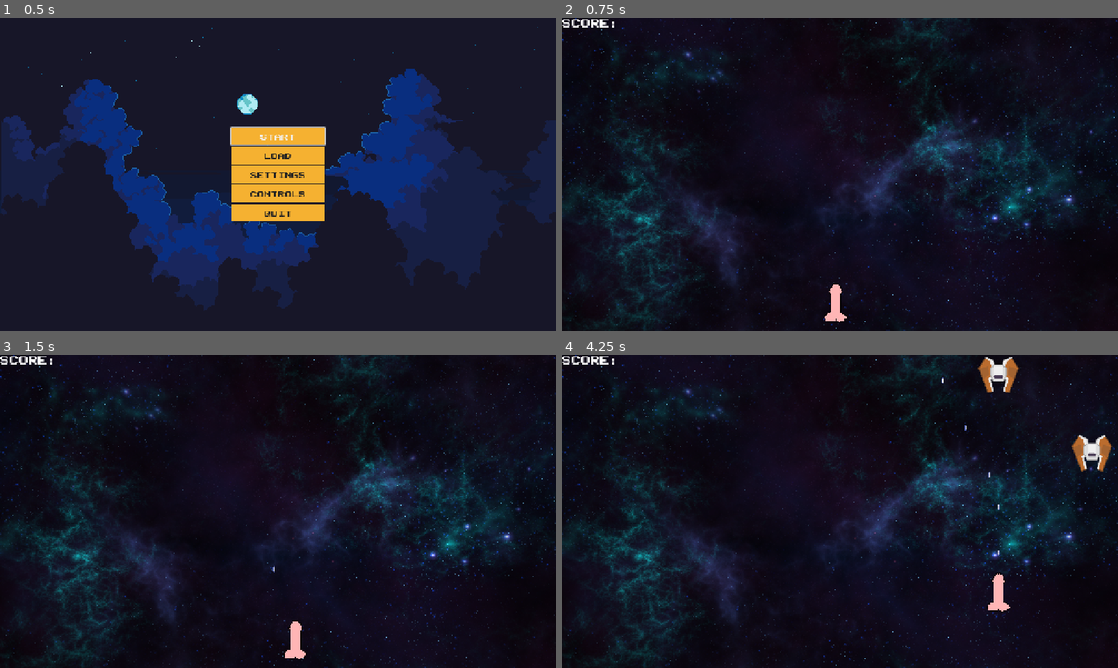
Above: before the commit, frames 1-4 (two rows, left to right).
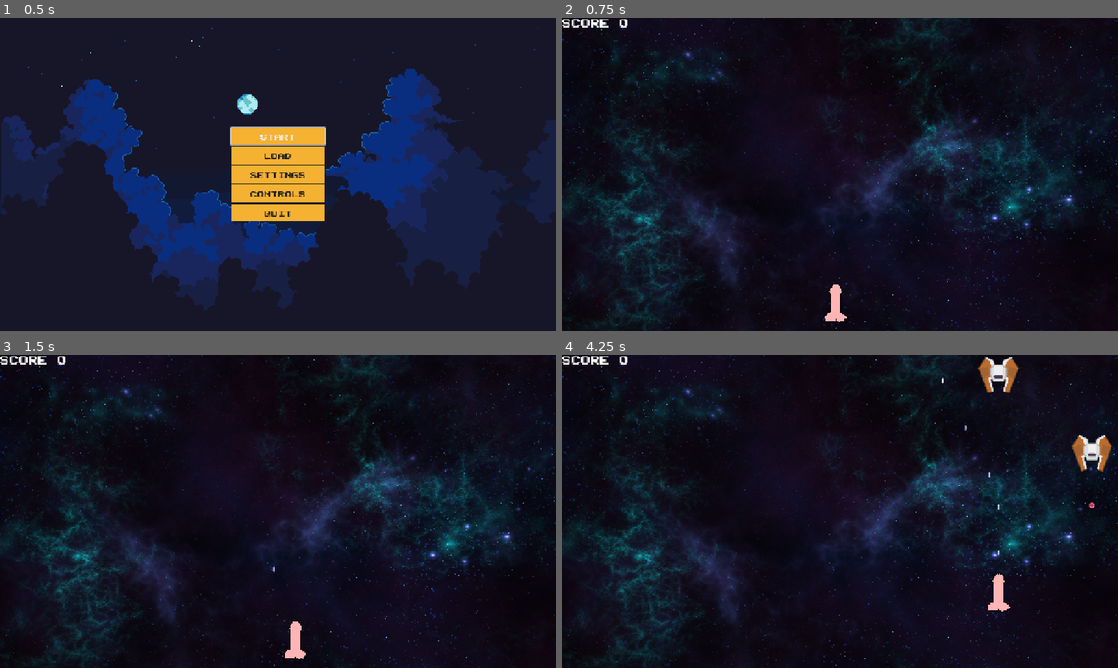
Above: after the commit, the same moments.

Repository: fabiolrodriguez/k-raio
Game: Godot game, scene res://scenes/main_menu/main_menu.tscn
The game is run twice, just before and just after one commit, with the same random seed, the same clock (stepped at 60 frames per second) and the same inputs.
Inputs (mouse positions are in pixels of both pictures, inside the frame that each line leads up to):
- Up to frame 1 (0.5 s): no input
- Up to frame 2 (0.75 s): click "START" at 0.5 s
- Up to frame 3 (1.5 s): tap Enter (ui_accept) at 1.25 s; move the mouse to (400, 495) at 1.27 s; hold Right (ui_right) from 1.28 s (still down); hold Enter (ui_accept) from 1.28 s (still down)
- Up to frame 4 (4.25 s): move the mouse to (728, 527) at 2.02 s; release Right (ui_right) at 2.03 s; release Enter (ui_accept) at 2.03 s; hold Down (ui_down) 2.03-2.78 s; tap Enter (ui_accept) at 2.1, 2.27, 2.57, 3.6, 3.77, 4.07 s; move the mouse to (895, 442) at 2.77 s; hold Right (ui_right) 2.78-3.53 s; hold Enter (ui_accept) 2.78-3.53 s; move the mouse to (812, 574) at 3.52 s; hold Up (ui_up) from 3.53 s (still down)

Frame 1 is identical in both runs. In frame 2, less than 0.1% of the frame differs, in the area x 9-12%, y 0-4%; in frame 3, less than 0.1%; in frame 4, less than 0.1%, in the area x 9-96%, y 0-49%.

Commit message:
first fully functional prototype

Diff:
--- a/project.godot
+++ b/project.godot
@@ -85,6 +85,7 @@
 2d_physics/layer_2="player"
 2d_physics/layer_3="shoot"
 2d_physics/layer_4="enemy"
+2d_physics/layer_5="enemybullet"
 
 [physics]
 
--- a/scenes/enemy/enemy.tscn
+++ b/scenes/enemy/enemy.tscn
@@ -2,6 +2,7 @@
 
 [ext_resource type="Texture2D" uid="uid://bg6k1vi047rnd" path="res://assets/textures/enemyRed1.png" id="1_4a83h"]
 [ext_resource type="Script" uid="uid://deng82eidr1d3" path="res://scripts/enemy.gd" id="1_a3pup"]
+[ext_resource type="PackedScene" uid="uid://chdtjjjsc660n" path="res://scenes/enemy/enemy_bullet.tscn" id="2_40wdo"]
 
 [sub_resource type="CircleShape2D" id="CircleShape2D_a3pup"]
 radius = 44.28318
@@ -10,6 +11,7 @@
 collision_layer = 8
 collision_mask = 7
 script = ExtResource("1_a3pup")
+enemy_bullet_scene = ExtResource("2_40wdo")
 
 [node name="enemy" type="Sprite2D" parent="." unique_id=659411881]
 texture = ExtResource("1_4a83h")
@@ -18,4 +20,11 @@
 position = Vector2(0, -2)
 shape = SubResource("CircleShape2D_a3pup")
 
+[node name="shootpoint" type="Marker2D" parent="." unique_id=1698395269]
+position = Vector2(0, 38)
+
+[node name="shoottimer" type="Timer" parent="." unique_id=1803244454]
+wait_time = 1.5
+autostart = true
+
 [connection signal="body_entered" from="." to="." method="_on_body_entered"]
--- /dev/null
+++ b/scenes/enemy/enemy_bullet.tscn
@@ -0,0 +1,20 @@
+[gd_scene format=3 uid="uid://chdtjjjsc660n"]
+
+[ext_resource type="Texture2D" uid="uid://ccum7h2vsxjyl" path="res://assets/textures/enemybullet.png" id="1_62cws"]
+[ext_resource type="Script" uid="uid://3wwk15hh3oqd" path="res://scripts/enemy_bullet.gd" id="1_bkamy"]
+
+[sub_resource type="CircleShape2D" id="CircleShape2D_bkamy"]
+radius = 7.0
+
+[node name="EnemyBullet" type="Area2D" unique_id=321180737]
+collision_layer = 16
+collision_mask = 2
+script = ExtResource("1_bkamy")
+
+[node name="Enemybullet" type="Sprite2D" parent="." unique_id=850631142]
+texture = ExtResource("1_62cws")
+
+[node name="CollisionShape2D" type="CollisionShape2D" parent="." unique_id=2139571109]
+shape = SubResource("CircleShape2D_bkamy")
+
+[connection signal="body_entered" from="." to="." method="_on_body_entered"]
--- a/scenes/level/level.gd
+++ b/scenes/level/level.gd
@@ -1,14 +1,14 @@
 extends Node2D
 
 @onready var pause_menu = $PauseMenu
+@onready var score_label = $scorelayer/scorelabel
+@onready var game_over_menu = $gameover
+@onready var restart_button = $gameover/gameoverpanel/MarginContainer/VBoxContainer/MarginContainer/HBoxContainer/restart
+var score := 0
 
-
-# Called when the node enters the scene tree for the first time.
 func _ready() -> void:
-	pass # Replace with function body.
-
-
-# Called every frame. 'delta' is the elapsed time since the previous frame.
+	update_score_ui()
+	game_over_menu.visible=false
 func _process(delta: float) -> void:
 	pass
 
@@ -19,7 +19,26 @@
 func toggle_pause():
 	if get_tree().paused:
 		pause_menu.resume()
-		#menu_panel.visible = true
 	else:
 		pause_menu.pause()
-		#menu_panel.visible = false
+
+func add_score(amount: int):
+	score += amount
+	update_score_ui()
+
+func update_score_ui():
+	score_label.text = "SCORE %d" % score
+
+func game_over():
+	get_tree().paused
+	game_over_menu.visible = true
+	restart_button.grab_focus()
+
+func _on_quit_pressed() -> void:
+	AudioManager.play_click()
+	get_tree().quit()
+
+func _on_restart_pressed() -> void:
+	AudioManager.play_click()
+	game_over_menu.visible = true
+	get_tree().reload_current_scene()
--- a/scenes/level/level.tscn
+++ b/scenes/level/level.tscn
@@ -6,6 +6,22 @@
 [ext_resource type="FontFile" uid="uid://b2ikk0lshckln" path="res://assets/fonts/PublicPixel-rv0pA.ttf" id="2_vpf64"]
 [ext_resource type="PackedScene" uid="uid://dap3o436pbq6y" path="res://scenes/pause_menu/pause_menu.tscn" id="4_qkmgm"]
 [ext_resource type="PackedScene" uid="uid://c63nwudgs5mmv" path="res://scenes/enemy/spawn_manager.tscn" id="5_hnne4"]
+
+[sub_resource type="StyleBoxEmpty" id="StyleBoxEmpty_vpf64"]
+
+[sub_resource type="StyleBoxFlat" id="StyleBoxFlat_vpf64"]
+bg_color = Color(0.9607843, 0.69411767, 0.19215687, 1)
+border_width_left = 2
+border_width_top = 2
+border_width_right = 2
+border_width_bottom = 2
+border_color = Color(0.9607843, 0.69411767, 0.19215687, 1)
+
+[sub_resource type="StyleBoxFlat" id="StyleBoxFlat_wcngd"]
+bg_color = Color(0.8117647, 0.5764706, 0.09019608, 1)
+
+[sub_resource type="StyleBoxFlat" id="StyleBoxFlat_xv074"]
+bg_color = Color(0.99469763, 0.8058638, 0.50832, 1)
 
 [node name="level" type="Node2D" unique_id=281017384]
 script = ExtResource("1_i166f")
@@ -31,3 +47,76 @@
 [node name="PauseMenu" parent="." unique_id=264194249 instance=ExtResource("4_qkmgm")]
 
 [node name="SpawnManager" parent="." unique_id=1053329477 instance=ExtResource("5_hnne4")]
+
+[node name="gameover" type="CanvasLayer" parent="." unique_id=1631986778]
+process_mode = 3
+
+[node name="gameoverpanel" type="PanelContainer" parent="gameover" unique_id=1191403590]
+anchors_preset = 8
+anchor_left = 0.5
+anchor_top = 0.5
+anchor_right = 0.5
+anchor_bottom = 0.5
+offset_left = -450.0
+offset_top = -50.0
+offset_right = 450.0
+offset_bottom = 50.0
+grow_horizontal = 2
+grow_vertical = 2
+theme_override_styles/panel = SubResource("StyleBoxEmpty_vpf64")
+
+[node name="MarginContainer" type="MarginContainer" parent="gameover/gameoverpanel" unique_id=1610188644]
+layout_mode = 2
+theme_override_constants/margin_left = 20
+theme_override_constants/margin_top = 20
+theme_override_constants/margin_right = 20
+theme_override_constants/margin_bottom = 20
+
+[node name="VBoxContainer" type="VBoxContainer" parent="gameover/gameoverpanel/MarginContainer" unique_id=818505812]
+layout_mode = 2
+
+[node name="Label" type="Label" parent="gameover/gameoverpanel/MarginContainer/VBoxContainer" unique_id=2146873950]
+layout_mode = 2
+theme_override_colors/font_color = Color(0.82996494, 0, 0.17735049, 1)
+theme_override_fonts/font = ExtResource("2_vpf64")
+theme_override_font_sizes/font_size = 100
+text = "GAME OVER"
+horizontal_alignment = 1
+vertical_alignment = 1
+
+[node name="MarginContainer" type="MarginContainer" parent="gameover/gameoverpanel/MarginContainer/VBoxContainer" unique_id=209065399]
+layout_mode = 2
+theme_override_constants/margin_left = 20
+theme_override_constants/margin_top = 20
+theme_override_constants/margin_right = 20
+theme_override_constants/margin_bottom = 20
+
+[node name="HBoxContainer" type="HBoxContainer" parent="gameover/gameoverpanel/MarginContainer/VBoxContainer/MarginContainer" unique_id=1703872965]
+layout_mode = 2
+size_flags_horizontal = 4
+theme_override_constants/separation = 20
+
+[node name="restart" type="Button" parent="gameover/gameoverpanel/MarginContainer/VBoxContainer/MarginContainer/HBoxContainer" unique_id=2147337456]
+custom_minimum_size = Vector2(0, 40)
+layout_mode = 2
+theme_override_colors/font_color = Color(0.13333334, 0.13333334, 0.13333334, 1)
+theme_override_colors/font_hover_color = Color(0.13333334, 0.13333334, 0.13333334, 1)
+theme_override_fonts/font = ExtResource("2_vpf64")
+theme_override_styles/normal = SubResource("StyleBoxFlat_vpf64")
+theme_override_styles/pressed = SubResource("StyleBoxFlat_wcngd")
+theme_override_styles/hover = SubResource("StyleBoxFlat_xv074")
+text = "RESTART"
+
+[node name="quit" type="Button" parent="gameover/gameoverpanel/MarginContainer/VBoxContainer/MarginContainer/HBoxContainer" unique_id=2013809310]
+custom_minimum_size = Vector2(0, 40)
+layout_mode = 2
+theme_override_colors/font_color = Color(0.13333334, 0.13333334, 0.13333334, 1)
+theme_override_colors/font_hover_color = Color(0.13333334, 0.13333334, 0.13333334, 1)
+theme_override_fonts/font = ExtResource("2_vpf64")
+theme_override_styles/normal = SubResource("StyleBoxFlat_vpf64")
+theme_override_styles/pressed = SubResource("StyleBoxFlat_wcngd")
+theme_override_styles/hover = SubResource("StyleBoxFlat_xv074")
+text = "QUIT"
+
+[connection signal="pressed" from="gameover/gameoverpanel/MarginContainer/VBoxContainer/MarginContainer/HBoxContainer/restart" to="." method="_on_restart_pressed"]
+[connection signal="pressed" from="gameover/gameoverpanel/MarginContainer/VBoxContainer/MarginContainer/HBoxContainer/quit" to="." method="_on_quit_pressed"]
--- a/scenes/pause_menu/pause_menu.tscn
+++ b/scenes/pause_menu/pause_menu.tscn
@@ -22,7 +22,7 @@
 script = ExtResource("1_qcmsd")
 
 [node name="ColorRect" type="ColorRect" parent="." unique_id=734703776]
-anchors_preset = -1
+anchors_preset = 15
 anchor_right = 1.0
 anchor_bottom = 1.0
 offset_left = -2.0
--- a/scenes/player/player.tscn
+++ b/scenes/player/player.tscn
@@ -10,7 +10,7 @@
 
 [node name="player" type="CharacterBody2D" unique_id=1144793056]
 collision_layer = 2
-collision_mask = 9
+collision_mask = 25
 script = ExtResource("1_8afob")
 bullet_scene = ExtResource("2_gmlin")
 
--- a/scripts/enemy.gd
+++ b/scripts/enemy.gd
@@ -2,7 +2,13 @@
 
 @export var speed: float = 120.0
 @export var hp: int = 1
-var score = 0
+@export var score_value: int = 100
+
+@export var enemy_bullet_scene: PackedScene
+@export var can_shoot: bool = true
+
+@onready var shoot_point = $shootpoint
+@onready var shoot_timer = $shoottimer
 
 func _process(delta):
 	global_position.y += speed * delta
@@ -14,15 +20,36 @@
 	hp -= amount
 
 	if hp <= 0:
-		die()
+		die(true)
 
-func die():
+func die(give_score: bool = true):
 	AudioManager.play_explode()
+
+	if give_score:
+		var game = get_tree().current_scene
+		if game != null and game.has_method("add_score"):
+			game.add_score(score_value)
+
 	queue_free()
-	score += 1
-
 
 func _on_body_entered(body: Node2D) -> void:
 	if body.has_method("die"):
 		body.die()
-		die()
+		die(false)
+
+func _ready():
+	if can_shoot:
+		shoot_timer.timeout.connect(_on_shoot_timer_timeout)
+	else:
+		shoot_timer.stop()
+
+func shoot():
+	if enemy_bullet_scene == null:
+		return
+
+	var bullet = enemy_bullet_scene.instantiate()
+	get_tree().current_scene.add_child(bullet)
+	bullet.global_position = shoot_point.global_position
+
+func _on_shoot_timer_timeout():
+	shoot()
--- /dev/null
+++ b/scripts/enemy_bullet.gd
@@ -0,0 +1,16 @@
+extends Area2D
+
+@export var speed: float = 250.0
+
+func _process(delta):
+	global_position.y += speed * delta
+
+	if global_position.y > get_viewport_rect().size.y + 32:
+		queue_free()
+
+
+
+func _on_body_entered(body: Node2D) -> void:
+	if body.has_method("die"):
+		body.die()
+		queue_free()
--- a/scripts/pause_menu.gd
+++ b/scripts/pause_menu.gd
@@ -15,7 +15,7 @@
 	AudioManager.play_click()
 	get_tree().paused = false
 	visible = false
-	get_tree().change_scene_to_file("res://scenes/level/level.tscn")
+	#get_tree().change_scene_to_file("res://scenes/level/level.tscn")
 
 func _on_resume_pressed() -> void:
 	resume()
--- a/scripts/player.gd
+++ b/scripts/player.gd
@@ -51,6 +51,11 @@
 func die():
 	if is_dead:
 		return
+
 	is_dead = true
+
+	var game = get_tree().current_scene
+	if game != null and game.has_method("game_over"):
+		game.game_over()
+
 	queue_free()
-	get_tree().reload_current_scene()
Binary file added: assets/textures/enemybullet.png
Not shown, added: assets/textures/enemybullet.png.import
Not shown, added: scripts/enemy_bullet.gd.uid
